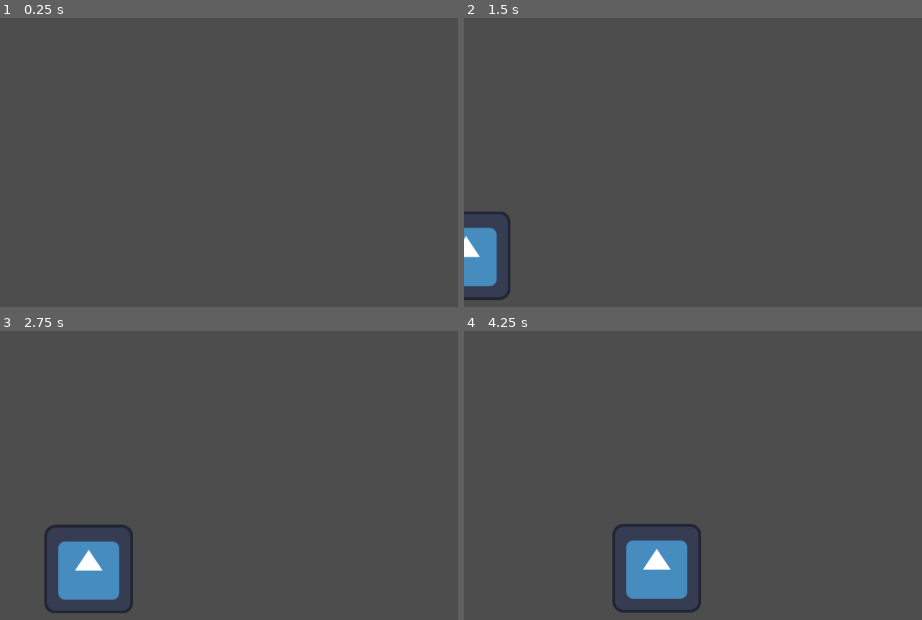
Above: before the commit, frames 1-4 (two rows, left to right).
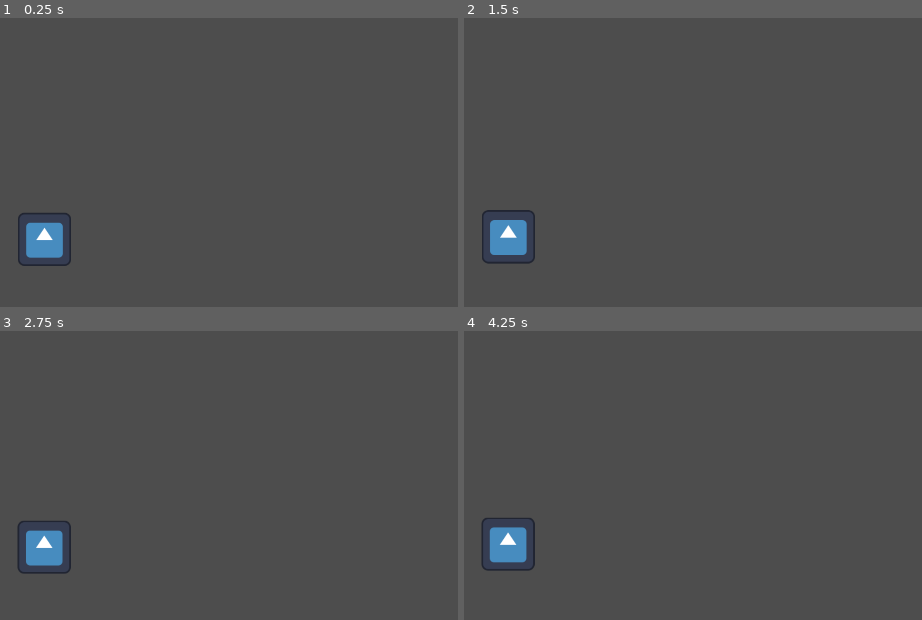
Above: after the commit, the same moments.

Repository: Plumz17/CodelampProjectKelompok1
Game: Godot game, scene res://main.tscn
Same seed, same stepped clock (60 frames per second), same inputs: the game is played once before the commit and once after it. The engine's default icon, where the game draws it, is replaced by a stand-in: a white triangle on a blue panel in a dark square.
Inputs:
- Up to frame 1 (0.25 s): no input
- Up to frame 2 (1.5 s): tap Enter at 0.5 s
- Up to frame 3 (2.75 s): no input
- Up to frame 4 (4.25 s): no input

The runs differ from the first frame. In frame 1, 1.3% of the frame differs, in the area x 3-16%, y 67-86%; in frame 2, 2.7%; in frame 3, 4.4%; in frame 4, 4.9%, in the area x 3-52%, y 64-98%.

Commit message:
Removed Abitrary Value and fixed resolution

Diff:
--- a/CodelampProject/enemies/enemy_base.gd
+++ b/CodelampProject/enemies/enemy_base.gd
@@ -32,7 +32,7 @@
 	#Go to next waypoint
 	var next_waypoint: Vector2 = waypoints[current_waypoint_index]
 	var direction: Vector2 = (next_waypoint - global_position).normalized()
-	velocity = direction * speed * 20 #the 20 here is an arbitrary value, change speed manually later
+	velocity = direction * speed
 	move_and_slide()
 
 	#Update waypoint index if enemy is near the target waypoint
--- a/CodelampProject/main.tscn
+++ b/CodelampProject/main.tscn
@@ -21,5 +21,5 @@
 position = Vector2(1126, 259)
 
 [node name="NormalEnemy" parent="." unique_id=1748458864 node_paths=PackedStringArray("waypoints_node") instance=ExtResource("1_ig7tw")]
-position = Vector2(-147, 541)
+position = Vector2(107, 868)
 waypoints_node = NodePath("../Waypoints")
--- a/CodelampProject/project.godot
+++ b/CodelampProject/project.godot
@@ -15,6 +15,11 @@
 config/features=PackedStringArray("4.6", "GL Compatibility")
 config/icon="res://icon.svg"
 
+[display]
+
+window/size/viewport_width=1920
+window/size/viewport_height=1080
+
 [physics]
 
 3d/physics_engine="Jolt Physics"
